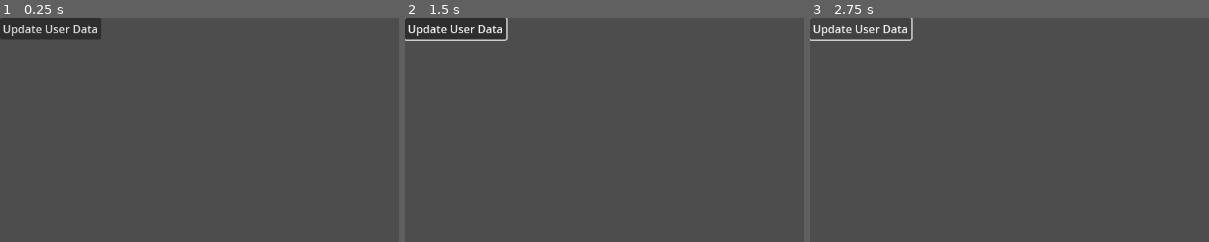
Above: before the commit, frames 1-3 (left to right).
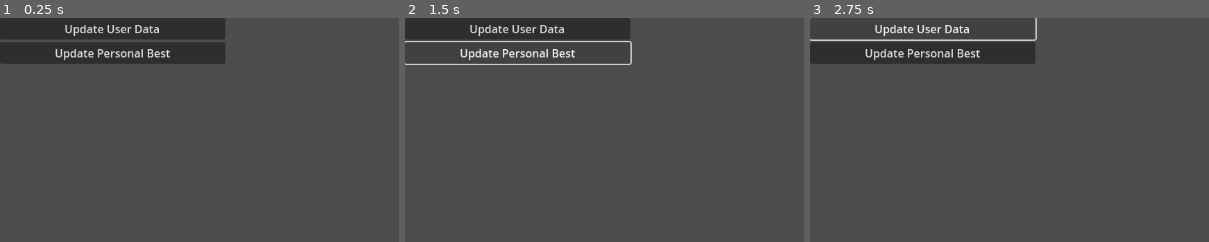
Above: after the commit, the same moments.

Repository: legendariusx/turboflop
Game: Godot game, scene res://main/main.tscn
Two runs of this game, one before a commit and one after it. Both use one fixed random seed, a clock stepped at 60 frames per second and the inputs below.
Inputs (mouse positions are % of the whole screen's width and height, from its top left):
- Up to frame 1 (0.25 s): no input
- Up to frame 2 (1.5 s): click "Update User Data" at 0.5 s; click (14, 8) at 1.25 s, where only the run after the commit has a clickable "Update Personal Best"
- Up to frame 3 (2.75 s): click "Update User Data" at 2 s
The pictures show only the part of the screen within x 0-50%, y 0-50%; the shares and areas given below are measured in that part.

The runs differ from the first frame. In frame 1, 8.6% of the frame differs, in the area x 0-57%, y 0-21%; in frame 2, 4.7%; in frame 3, 6.4%.

Commit message:
add personal best example and update current examples

Diff:
--- a/game/main/main.gd
+++ b/game/main/main.gd
@@ -1,6 +1,8 @@
 extends Node3D
 
 @onready var user_data = UserDataState.new()
+# TODO: replace hard-coded track_id dynamically once on track
+@onready var personal_best = PersonalBestState.new(1)
 
 func _ready() -> void:
 	# TODO: add dotenv config
@@ -12,14 +14,22 @@
 		true
 	)
 
+	UserState.update.connect(_on_user_updated)
 	user_data.update.connect(_on_user_data_updated)
-	UserState.update.connect(_on_user_updated)
+	personal_best.update.connect(_on_pesonal_best_updated)
 
 func _on_user_updated(row: User):
-	print("user updated:", row)
+	print("user updated: (name: %s, online: %s)" % [row.name, row.online])
 
 func _on_user_data_updated(row: UserData):
 	print("user_data updated:", row)
 
-func _on_button_pressed() -> void:
+func _on_pesonal_best_updated(row: PersonalBest):
+	print("personal best updated: (id: %s, track_id: %s, time: %s)" % [row.id, row.track_id, row.time])
+
+func _on_update_user_data_button_pressed() -> void:
 	UserData.set_user_data(Vector3(randf() * 10, randf() * 10, randf() * 10), Vector3.ZERO, Vector3.ZERO, Vector3.ZERO, false)
+	UserData.set_user_data(Vector3(randf() * 10, randf() * 10, randf() * 10), Vector3.ZERO, Vector3.ZERO, Vector3.ZERO, false)
+
+func _on_update_personal_best_button_pressed() -> void:
+	PersonalBest.update_personal_best(1, randi())
--- a/game/main/main.tscn
+++ b/game/main/main.tscn
@@ -5,9 +5,17 @@
 [node name="Main" type="Node3D"]
 script = ExtResource("1_53q0u")
 
-[node name="Button" type="Button" parent="."]
-offset_right = 8.0
-offset_bottom = 8.0
+[node name="VBoxContainer" type="VBoxContainer" parent="."]
+offset_right = 325.0
+offset_bottom = 66.0
+
+[node name="UpdateUserDataButton" type="Button" parent="VBoxContainer"]
+layout_mode = 2
 text = "Update User Data"
 
-[connection signal="pressed" from="Button" to="." method="_on_button_pressed"]
+[node name="UpdatePersonalBestButton" type="Button" parent="VBoxContainer"]
+layout_mode = 2
+text = "Update Personal Best"
+
+[connection signal="pressed" from="VBoxContainer/UpdateUserDataButton" to="." method="_on_update_user_data_button_pressed"]
+[connection signal="pressed" from="VBoxContainer/UpdatePersonalBestButton" to="." method="_on_update_personal_best_button_pressed"]
